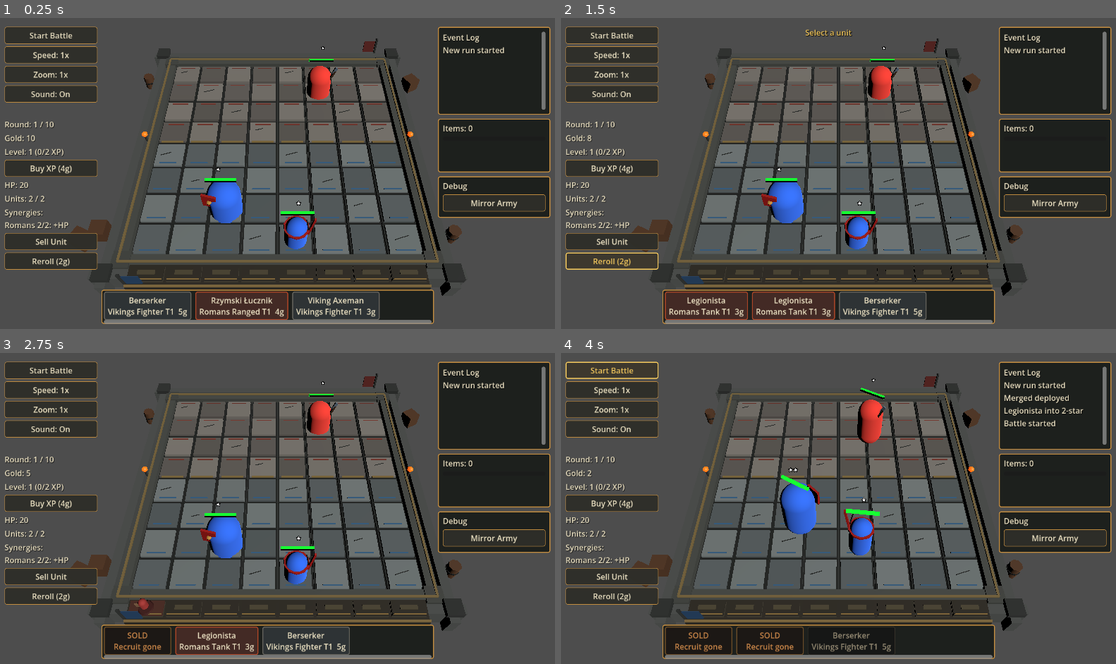
Above: before the commit, frames 1-4 (two rows, left to right).
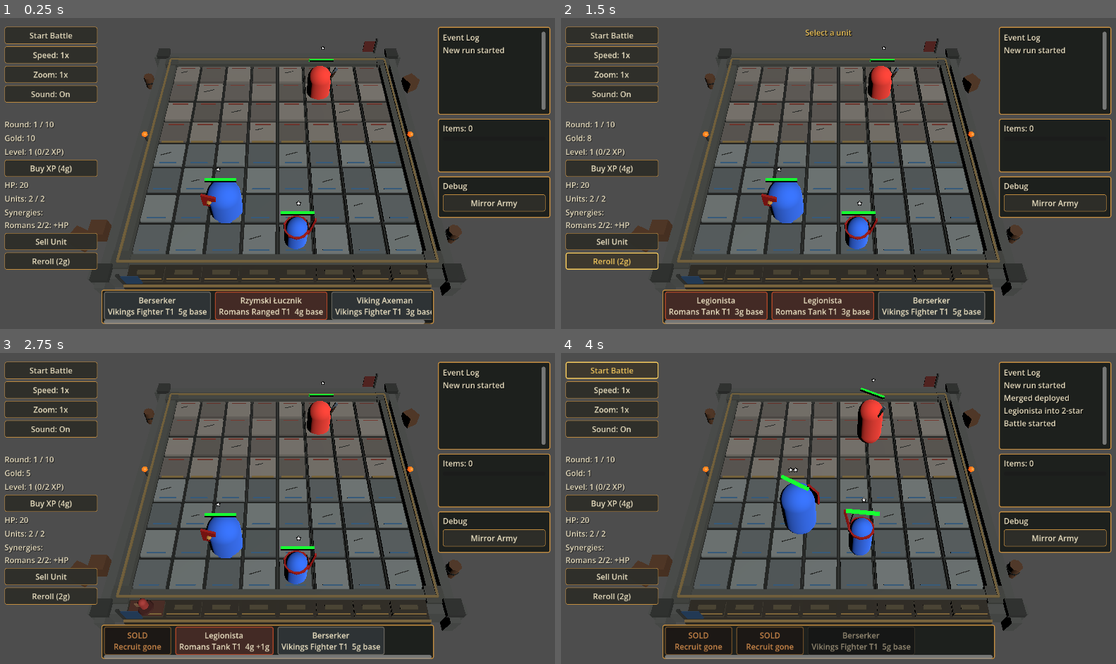
Above: after the commit, the same moments.

Repository: janmgryka-bit/warmarket
Game: Godot game, scene res://scenes/Main.tscn
The game is run twice, just before and just after one commit, with the same random seed, the same clock (stepped at 60 frames per second) and the same inputs.
Inputs (mouse positions are in pixels of both pictures, inside the frame that each line leads up to):
- Up to frame 1 (0.25 s): no input
- Up to frame 2 (1.5 s): click "Sell Unit" at 0.5 s; click "Reroll (2g)" at 1.25 s
- Up to frame 3 (2.75 s): click (144, 642) at 2 s, where only the run before the commit has a clickable "Legionista Romans Tank T1 3g"
- Up to frame 4 (4 s): click (777, 642) at 2.75 s, where only the run before the commit has a clickable "Legionista Romans Tank T1 3g"; click "Start Battle" at 3.5 s

The runs differ from the first frame. In frame 1, 1.5% of the frame differs, in the area x 23-78%, y 87-99%; in frame 2, 1.4%; in frame 3, 0.8%; in frame 4, 0.2%.

Commit message:
Add dynamic unit market prices

Diff:
--- a/godot_project/war-market/scripts/game.gd
+++ b/godot_project/war-market/scripts/game.gd
@@ -550,6 +550,9 @@
 var shop_offer_count: int = 3
 var current_shop_offers: Array[String] = []
 var sold_shop_offer_indices: Array[int] = []
+var market_deltas: Dictionary = {}
+var market_delta_min: int = -1
+var market_delta_max: int = 3
 
 var player_roster: Array[Dictionary] = []
 var roster_id_counter: int = 0
@@ -1103,6 +1106,8 @@
 			roster_star = roster_entry.get("star_level", star_level)
 		sell_value = data["base_price"] * get_star_refund_multiplier(roster_star)
 
+	var market_price = get_unit_market_price(unit_id)
+	var market_trend = get_market_trend_text(unit_id)
 	var lines: Array[String] = [
 		data.get("name", selected_unit.unit_name),
 		"%s / %s" % [data.get("faction", ""), data.get("role", "")],
@@ -1111,7 +1116,8 @@
 		"HP: %.0f / %.0f" % [selected_unit.current_hp, selected_unit.max_hp],
 		"Damage: %.1f" % selected_unit.damage,
 		"Range: %.1f" % selected_unit.attack_range,
-		"Cooldown: %.2fs" % selected_unit.attack_cooldown
+		"Cooldown: %.2fs" % selected_unit.attack_cooldown,
+		"Market: %dg (%s)" % [market_price, market_trend]
 	]
 	if selected_unit.damage_taken_multiplier < 0.999:
 		lines.append("Damage Taken: %.0f%%" % (selected_unit.damage_taken_multiplier * 100.0))
@@ -1530,6 +1536,7 @@
 	reset_battle_speed()
 	clear_all_selection()
 	round_number += 1
+	decay_market_prices()
 
 	var result_bonus := 0
 	if last_round_result == "PLAYER WINS":
@@ -1647,6 +1654,7 @@
 	current_battle_id = 0
 	current_battle_seed = 0
 	current_battle_payload.clear()
+	market_deltas.clear()
 	reset_battle_speed()
 	reset_camera_zoom()
 	update_max_player_units()
@@ -1710,8 +1718,9 @@
 			card.disabled = true
 			style_sold_card_button(card)
 		else:
-			var can_afford = player_gold >= data["base_price"]
-			card.text = get_shop_card_text(data)
+			var current_price = get_unit_market_price(unit_id)
+			var can_afford = player_gold >= current_price
+			card.text = get_shop_card_text(unit_id, data)
 			card.disabled = not can_afford
 			style_unit_card_button(card, data.get("faction", ""), not can_afford)
 			card.pressed.connect(_on_shop_card_pressed.bind(unit_id, i))
@@ -1727,22 +1736,64 @@
 		return Vector2(138, 56)
 	return Vector2(164, 70)
 
-func get_shop_card_text(data: Dictionary) -> String:
+func get_shop_card_text(unit_id: String, data: Dictionary) -> String:
+	var current_price = get_unit_market_price(unit_id)
+	var trend_text = get_market_trend_text(unit_id)
 	if is_compact_layout():
-		return "%s\n%s %s T%d  %dg" % [
+		return "%s\n%s %s T%d  %dg %s" % [
 			data["name"],
 			data["faction"],
 			data["role"],
 			data.get("tier", 1),
-			data["base_price"]
+			current_price,
+			trend_text
 		]
-	return "%s\n%s  %s  T%d\n%dg Recruit" % [
+	return "%s\n%s  %s  T%d\n%dg Recruit  %s" % [
 		data["name"],
 		data["faction"],
 		data["role"],
 		data.get("tier", 1),
-		data["base_price"]
+		current_price,
+		trend_text
 	]
+
+func get_unit_base_price(unit_id: String) -> int:
+	var data: Dictionary = unit_database.get_unit_data(unit_id)
+	if data.is_empty():
+		return 0
+	return int(data.get("base_price", 0))
+
+func get_unit_market_delta(unit_id: String) -> int:
+	return int(market_deltas.get(unit_id, 0))
+
+func get_unit_market_price(unit_id: String) -> int:
+	return max(1, get_unit_base_price(unit_id) + get_unit_market_delta(unit_id))
+
+func adjust_market_delta(unit_id: String, amount: int) -> void:
+	if unit_id == "":
+		return
+	var next_delta = clamp(get_unit_market_delta(unit_id) + amount, market_delta_min, market_delta_max)
+	if next_delta == 0:
+		market_deltas.erase(unit_id)
+	else:
+		market_deltas[unit_id] = next_delta
+
+func decay_market_prices() -> void:
+	var unit_ids := market_deltas.keys()
+	for unit_id in unit_ids:
+		var delta = get_unit_market_delta(unit_id)
+		if delta > 0:
+			adjust_market_delta(unit_id, -1)
+		elif delta < 0:
+			adjust_market_delta(unit_id, 1)
+
+func get_market_trend_text(unit_id: String) -> String:
+	var delta = get_unit_market_delta(unit_id)
+	if delta > 0:
+		return "+%dg" % delta
+	if delta < 0:
+		return "%dg" % delta
+	return "base"
 
 func _on_buy_xp_button_pressed() -> void:
 	if not is_preparation_phase():
@@ -1792,7 +1843,7 @@
 	if data.is_empty():
 		return
 
-	var cost = data["base_price"]
+	var cost = get_unit_market_price(unit_id)
 	if offer_index in sold_shop_offer_indices:
 		show_action_feedback("Already sold")
 		print("Shop slot ", offer_index, " is already sold")
@@ -1810,6 +1861,7 @@
 	player_gold -= cost
 	bench_units.append({"unit_id": unit_id, "star_level": 1})
 	sold_shop_offer_indices.append(offer_index)
+	adjust_market_delta(unit_id, 1)
 	update_gold_label()
 	try_merge_bench_units()
 	update_bench_ui()
@@ -2056,8 +2108,9 @@
 			print("Bench unit data not found for ", bench_unit_id)
 			return
 
-		var bench_refund = bench_data["base_price"] * get_star_refund_multiplier(bench_star)
+		var bench_refund = get_unit_base_price(bench_unit_id) * get_star_refund_multiplier(bench_star)
 		player_gold += bench_refund
+		adjust_market_delta(bench_unit_id, -1)
 		bench_units.remove_at(selected_bench_index)
 		selected_bench_index = -1
 		update_gold_label()
@@ -2104,11 +2157,12 @@
 		print("Unit data not found for unit_id ", deployed_unit_id)
 		return
 
-	var deployed_refund = deployed_data["base_price"] * get_star_refund_multiplier(deployed_star)
+	var deployed_refund = get_unit_base_price(deployed_unit_id) * get_star_refund_multiplier(deployed_star)
 	for item_id in roster_entry.get("item_ids", []):
 		item_inventory.append(item_id)
 
 	player_gold += deployed_refund
+	adjust_market_delta(deployed_unit_id, -1)
 	player_roster.remove_at(roster_index)
 	selected_unit.queue_free()
 	clear_all_selection()
--- a/godot_project/war-market/tests/smoke_test.gd
+++ b/godot_project/war-market/tests/smoke_test.gd
@@ -18,6 +18,7 @@
 	{"name": "Unit stats summary", "method": "test_unit_stats_summary"},
 	{"name": "Board tile highlights", "method": "test_board_tile_highlights"},
 	{"name": "Reroll", "method": "test_reroll"},
+	{"name": "Dynamic market prices", "method": "test_dynamic_market_prices"},
 	{"name": "Buy to bench", "method": "test_buy_to_bench"},
 	{"name": "Sold slot", "method": "test_sold_slot"},
 	{"name": "Bench sell", "method": "test_bench_sell"},
@@ -472,6 +473,40 @@
 	assert_eq(game.player_gold, gold_before - game.reroll_cost, "Reroll should subtract reroll cost")
 	assert_eq(game.current_shop_offers.size(), game.shop_offer_count, "Reroll should still show the configured number of offers")
 
+func test_dynamic_market_prices() -> void:
+	var game = await load_game()
+	var unit_id = "roman_spearman"
+	var base_price = game.get_unit_base_price(unit_id)
+	assert_eq(game.get_unit_market_delta(unit_id), 0, "Market delta should start at zero")
+	assert_eq(game.get_unit_market_price(unit_id), base_price, "Market price should start at base price")
+
+	game.current_shop_offers = [unit_id]
+	game.sold_shop_offer_indices.clear()
+	game.player_gold = 50
+	game.populate_shop()
+	assert_true("%dg" % base_price in game.shop_items.get_child(0).text, "Shop card should show current market price")
+	var gold_before_buy = game.player_gold
+	game._on_shop_card_pressed(unit_id, 0)
+	assert_eq(game.player_gold, gold_before_buy - base_price, "Buying should charge current market price")
+	assert_eq(game.get_unit_market_delta(unit_id), 1, "Buying should increase unit market delta")
+	assert_eq(game.get_unit_market_price(unit_id), base_price + 1, "Future market price should increase after buying")
+
+	var gold_after_buy = game.player_gold
+	game.selected_bench_index = 0
+	game._on_sell_unit_button_pressed()
+	assert_eq(game.player_gold, gold_after_buy + base_price, "Selling should refund base price, not inflated market price")
+	assert_true(game.player_gold <= gold_before_buy, "Buying then immediately selling should not create profit")
+	assert_eq(game.get_unit_market_delta(unit_id), 0, "Selling should reduce unit market delta")
+
+	game.adjust_market_delta(unit_id, 99)
+	assert_eq(game.get_unit_market_delta(unit_id), game.market_delta_max, "Positive market delta should clamp")
+	game.decay_market_prices()
+	assert_eq(game.get_unit_market_delta(unit_id), game.market_delta_max - 1, "Positive market delta should decay toward zero")
+	game.adjust_market_delta(unit_id, -99)
+	assert_eq(game.get_unit_market_delta(unit_id), game.market_delta_min, "Negative market delta should clamp")
+	game.decay_market_prices()
+	assert_eq(game.get_unit_market_delta(unit_id), 0, "Negative market delta should decay toward zero")
+
 func test_buy_to_bench() -> void:
 	var game = await load_game()
 	var offer_index = find_affordable_shop_offer(game)
@@ -1046,7 +1081,7 @@
 	return -1
 
 func get_offer_price(game, offer_index: int) -> int:
-	return game.unit_database.get_unit_data(game.current_shop_offers[offer_index])["base_price"]
+	return game.get_unit_market_price(game.current_shop_offers[offer_index])
 
 func find_empty_player_tile(game):
 	for y in range(4, 8):
